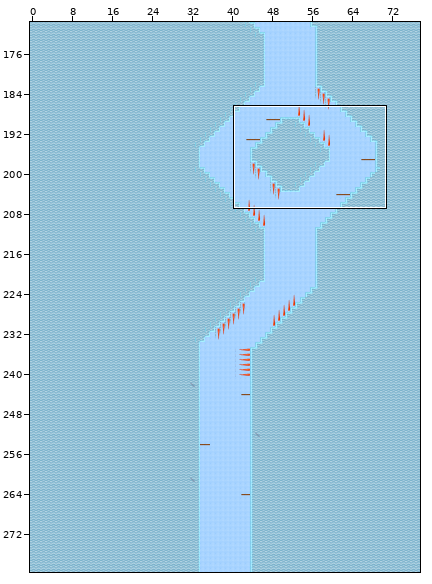
A Tiled map (JSON) gets an edit: Game/assets/Tilemaps/mapa1.json. The picture above shows the old version from afar; the outline marks the close-up.
Close-up. First the earlier version:
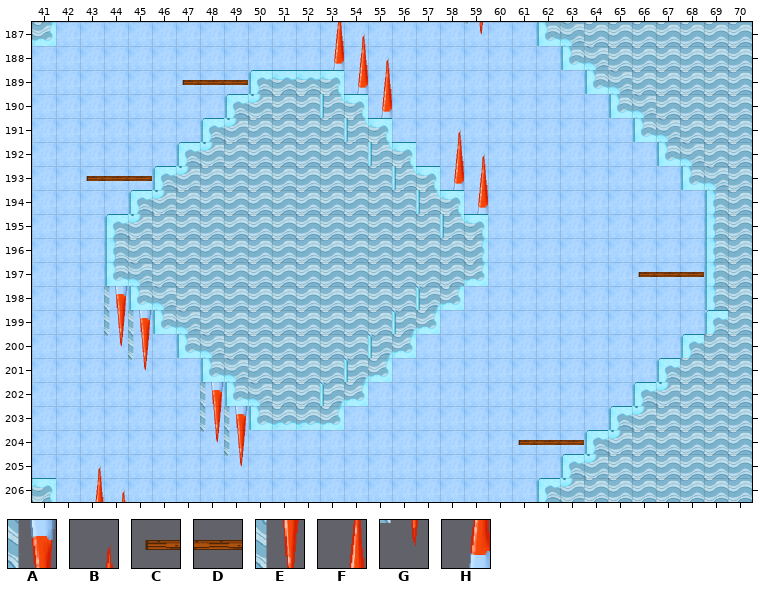
Cells are 64x64 px. Shown: x 41..70, y 187..206. The commit also changed other parts of the map, which this record leaves out.
Key: from "tilesheet_Level_01": A 7, B 8, C 9, D 10, E 19, F 20, G 31, H 32.
_ is an empty cell.
Layers that did not change in this view are not listed.
Layer "obstacles" before, first column x 41:
187 ____________FB____G___________
188 ____________HFB_______________
189 ______CDD____HF_______________
190 ______________H_______________
191 _________________B____________
192 _________________FB___________
193 __CDD____________HF___________
194 __________________H___________
195 ______________________________
196 ______________________________
197 _________________________CDD__
198 ___A__________________________
199 ___EA_________________________
200 ___GE_________________________
201 ____G_________________________
202 _______A______________________
203 _______EA_____________________
204 _______GE___________CDD_______
205 __B_____G_____________________
206 __FB__________________________
Now the later version:
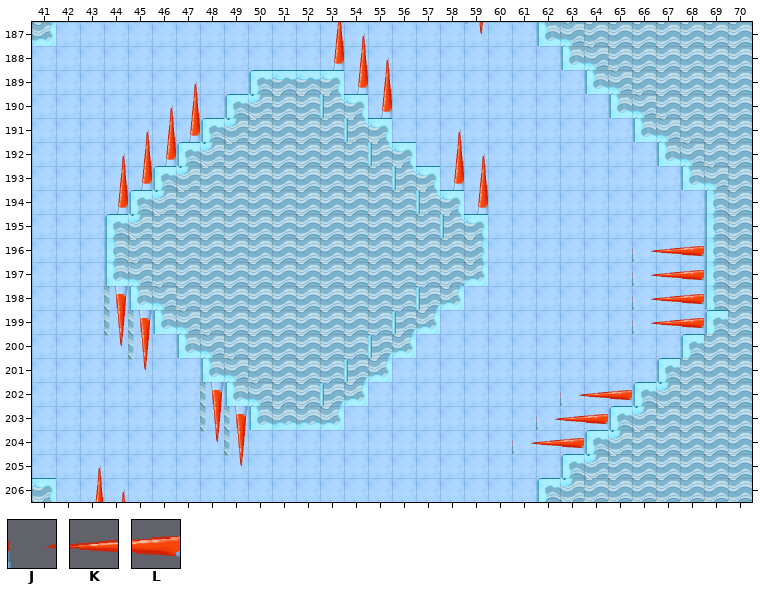
Further tiles: from "tilesheet_Level_01": J 33, K 34, L 35.
The exact change:
{"where": "layer \"obstacles\""}
{"y":189,"x":47,"old":"CDD","new":"B__"}
{"y":190,"x":46,"old":"__","new":"BF"}
{"y":191,"x":45,"old":"___","new":"BFH"}
{"y":192,"x":44,"old":"___","new":"BFH"}
{"y":193,"x":43,"old":"CDD","new":"_FH"}
{"y":194,"x":44,"old":"_","new":"H"}
{"y":196,"x":66,"old":"___","new":"JKL"}
{"y":197,"x":66,"old":"CDD","new":"JKL"}
{"y":198,"x":66,"old":"___","new":"JKL"}
{"y":199,"x":66,"old":"___","new":"JKL"}
{"y":202,"x":63,"old":"___","new":"JKL"}
{"y":203,"x":62,"old":"___","new":"JKL"}
{"y":204,"x":61,"old":"CDD","new":"JKL"}
{"label":"changed","picture_box":[86,80,248,214]}
{"label":"changed","picture_box":[632,246,704,334]}
{"label":"changed","picture_box":[512,390,632,454]}
